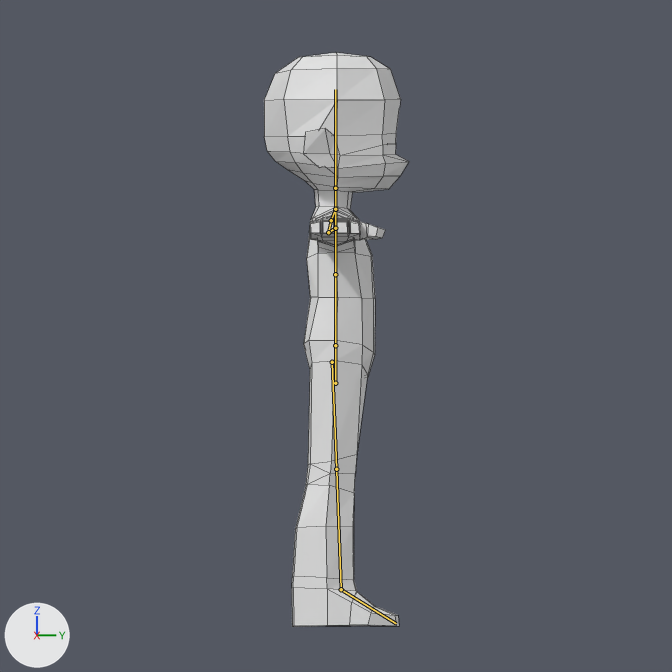
The Blender file 3D animations/Glide.blend as it was, and as the next commit left it.
Rendered twice from the file's camera 'SideCam'. Lighting does not change. The marker at lower left points along +X, +Y and +Z. The bones that bend it are drawn over the model as lines. Mesh edges are drawn as thin lines.

Names of what the first picture shows: 'Slip_basemesh'.
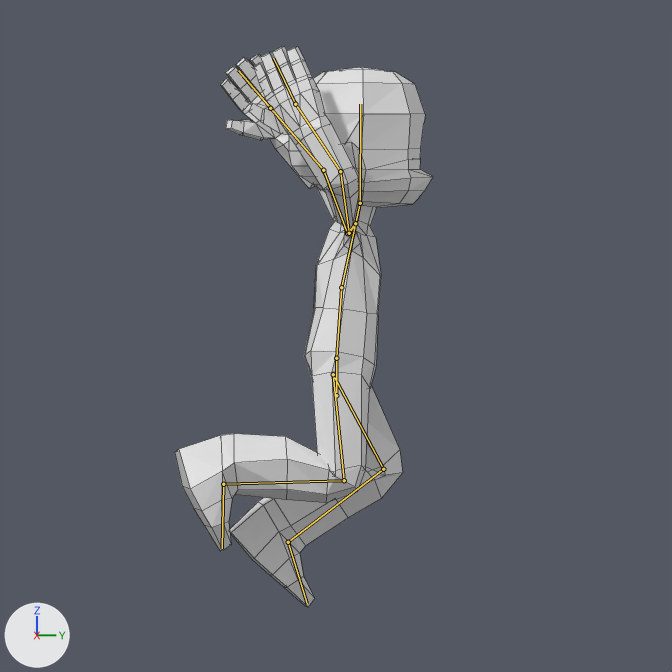
The newer file adds an action. The first version stands in its rest pose; the second is drawn at frame 2 of the action 'Glide'.

Boxes [x1, y1, x2, y2] around the edits, measured in the pictures (672 x 672 px):
'Slip_basemesh', posed (77% wider)
    before: [264, 52, 409, 627]
    after: [175, 46, 433, 607]
bone 'root', root to tip
    before: (335, 383) to (335, 345)
    after: (336, 395) to (336, 358)
bone 'spine1', root to tip
    before: (335, 345) to (335, 274)
    after: (336, 358) to (341, 287)
bone 'spine2', root to tip
    before: (335, 274) to (335, 209)
    after: (341, 287) to (355, 223)
bone 'head', root to tip
    before: (335, 188) to (335, 89)
    after: (360, 203) to (360, 104)
bone 'bicep.L', root to tip
    before: (331, 220) to (328, 232)
    after: (347, 233) to (323, 170)
bone 'forearm.L', root to tip
    before: (328, 232) to (335, 228)
    after: (323, 170) to (270, 108)
bone 'hand.L', root to tip
    before: (335, 228) to (335, 225)
    after: (270, 108) to (238, 70)
bone 'bicep.R', root to tip
    before: (331, 220) to (328, 232)
    after: (349, 233) to (340, 171)
bone 'forearm.R', root to tip
    before: (328, 232) to (335, 228)
    after: (340, 171) to (295, 104)
bone 'hand.R', root to tip
    before: (335, 228) to (335, 225)
    after: (295, 104) to (273, 58)

The change in detail:
Bone 'root' (bone_root) moves from (0.0, 0.0, 0.0) to (-0.01, -0.13, 0.01).
Bone 'spine1' (bone_spine1) turns from (0, 0, 0) to (4, 2, -1) degrees about its own x, y and z.
Bone 'spine2' (bone_spine2) turns from (0, 0, 0) to (8, 0, 0) degrees about its own x, y and z.
Bone 'head' (bone_head) turns from (0, 0, 0) to (-12, 0, 0) degrees about its own x, y and z.
Bone 'bicep.L' (bone_bicep_l) turns from (0, 0, 0) to (50, -120, 8) degrees about its own x, y and z.
Bone 'forearm.L' (bone_forearm_l) turns from (0, 0, 0) to (74, -49, -53) degrees about its own x, y and z.
Bone 'hand.L' (bone_hand_l) turns from (0, 0, 0) to (10, -24, -11) degrees about its own x, y and z.
Bone 'bicep.R' (bone_bicep_r) turns from (0, 0, 0) to (16, 149, -41) degrees about its own x, y and z.
Bone 'forearm.R' (bone_forearm_r) turns from (0, 0, 0) to (50, 5, 39) degrees about its own x, y and z.
Bone 'hand.R' (bone_hand_r) turns from (0, 0, 0) to (-3, 23, 3) degrees about its own x, y and z.
Bone 'iklegpole.L' (bone_iklegpole_l) moves from (0.0, 0.0, 0.0) to (-0.48, 0.03, -0.09).
Bone 'iktarget.L' (bone_iktarget_l) moves from (0.0, 0.0, 0.0) to (0.03, 0.58, -0.52).
Bone 'iktarget.L' (bone_iktarget_l) turns from (0, 0, 0) to (-41, 3, -1) degrees about its own x, y and z.
Bone 'iklegpole.R' (bone_iklegpole_r) moves from (0.0, 0.0, 0.0) to (0.47, 0.08, -0.16).
Bone 'iktarget.R' (bone_iktarget_r) moves from (0.0, 0.0, 0.0) to (0.21, 1.28, -1.08).
Bone 'iktarget.R' (bone_iktarget_r) turns from (0, 0, 0) to (-59, 0, -8) degrees about its own x, y and z.
